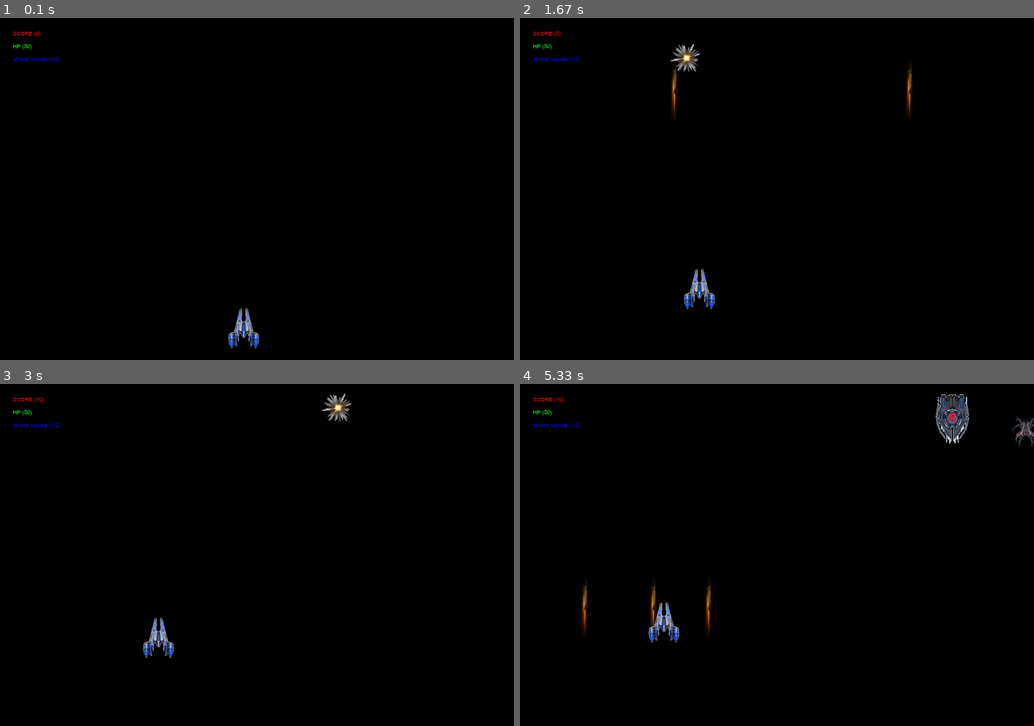
Above: before the commit, frames 1-4 (two rows, left to right).
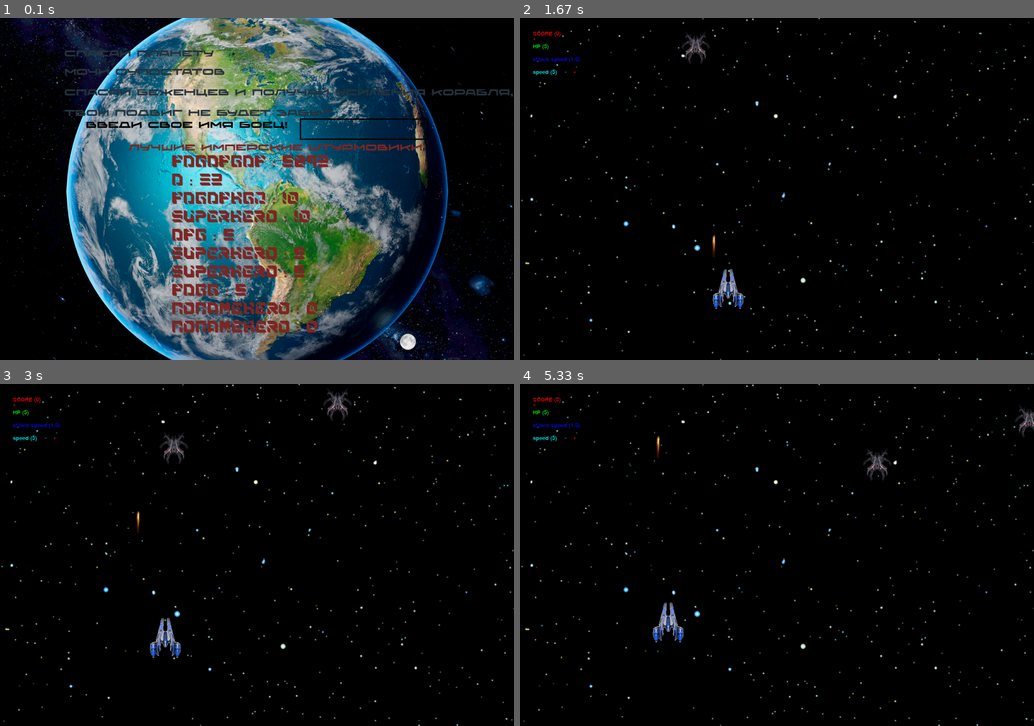
Above: after the commit, the same moments.

Repository: AkshiAndrey/project_pygame
Game: pygame game, started from py_project_game/space_game.py
Same seed, same stepped clock (60 frames per second), same inputs: the game is played once before the commit and once after it.
Inputs (mouse positions are in pixels of both pictures, inside the frame that each line leads up to):
- Up to frame 1 (0.1 s): no input
- Up to frame 2 (1.67 s): press the mouse at (782, 209) at 0.37 s; move the mouse to (715, 202) at 0.47 s; release the mouse at (653, 192) at 0.6 s; click (597, 312) at 0.72 s; press the mouse at (597, 312) at 1.03 s; move the mouse to (782, 315) at 1.13 s; release the mouse at (972, 318) at 1.27 s; press the mouse at (597, 312) at 1.37 s; move the mouse to (771, 192) at 1.47 s; release the mouse at (941, 72) at 1.6 s
- Up to frame 3 (3 s): press the mouse at (77, 678) at 1.7 s; move the mouse to (82, 657) at 1.8 s; release the mouse at (82, 630) at 1.93 s; press the mouse at (77, 678) at 2.03 s; move the mouse to (128, 667) at 2.13 s; release the mouse at (179, 654) at 2.27 s; press the mouse at (77, 678) at 2.37 s; move the mouse to (185, 582) at 2.47 s; release the mouse at (287, 486) at 2.6 s; press the mouse at (77, 678) at 2.7 s; move the mouse to (190, 623) at 2.8 s; release the mouse at (308, 568) at 2.93 s
- Up to frame 4 (5.33 s): press the mouse at (597, 678) at 3.03 s; move the mouse to (730, 561) at 3.13 s; release the mouse at (864, 442) at 3.27 s; press the mouse at (597, 678) at 3.37 s; move the mouse to (699, 568) at 3.47 s; release the mouse at (802, 459) at 3.6 s; press the mouse at (597, 678) at 3.7 s; move the mouse to (715, 616) at 3.8 s; release the mouse at (828, 548) at 3.93 s; press the mouse at (597, 678) at 4.03 s; move the mouse to (602, 664) at 4.13 s; release the mouse at (612, 647) at 4.27 s; press the mouse at (597, 678) at 4.37 s; move the mouse to (705, 609) at 4.47 s; release the mouse at (807, 537) at 4.6 s; press the mouse at (597, 678) at 4.7 s; move the mouse to (720, 578) at 4.8 s; release the mouse at (843, 476) at 4.93 s; press the mouse at (597, 678) at 5.03 s; move the mouse to (653, 568) at 5.13 s; release the mouse at (705, 459) at 5.27 s

The runs differ from the first frame. In frame 1, 65% of the frame differs, in the area x 0-100%, y 0-100%; in frame 2, 2.3%; in frame 3, 2.0%; in frame 4, 2.9%.

Commit message:
star-main-final

Diff:
--- /dev/null
+++ b/py_project_game/final_screen.py
@@ -0,0 +1,85 @@
+import sys
+
+import pygame
+
+from load_image import load_image
+
+
+def final_screen(screen, width=1200, height=800, clock=pygame.time.Clock(), fps=60, game=None):
+    with open('table_score.txt', 'r', encoding='utf-8') as file:
+        text = file.readlines()
+    text = [i.strip().split() for i in text]
+    text = [[i[0], int(i[1])] for i in text]
+    while True:
+        intro_text = ["Истребив полчища врагов",
+                      "Ты приблизил империю к победе",
+                      ' '.join(('Обратив врагов в', str(game.game_score), 'тон обломков и космического мусора')),
+                      "Твой подвиг не будет забыт"]
+
+        fon = pygame.transform.scale(load_image('sprites/final_fon.png'), (width, height))
+        screen.blit(fon, (0, 0))
+        font = pygame.font.Font('fonts/Donpoligrafbum-Bold.otf', 20)
+        text_coord = 50
+        for line in intro_text:
+            string_rendered = font.render(line, 1, pygame.Color('red'))
+            intro_rect = string_rendered.get_rect()
+            text_coord += 20
+            intro_rect.top = text_coord
+            intro_rect.x = 200
+            text_coord += intro_rect.height
+            screen.blit(string_rendered, intro_rect)
+        else:
+            font = pygame.font.Font('fonts/Donpoligrafbum-Bold.otf', 20)
+            string_rendered = font.render('  :  '.join(('Итоговый счет:', str(game.game_score))), 1,
+                                          pygame.Color('green'))
+            intro_rect = string_rendered.get_rect()
+            intro_rect.top = text_coord
+            intro_rect.x = 200
+            screen.blit(string_rendered, intro_rect)
+
+            font = pygame.font.Font('fonts/Donpoligrafbum-Bold.otf', 20)
+            string_rendered = font.render('Лучшие имперские штурмовики', 1, pygame.Color('green'))
+            intro_rect = string_rendered.get_rect()
+            text_coord += 50
+            intro_rect.top = text_coord
+            intro_rect.x = 300
+            text_coord += intro_rect.height
+            screen.blit(string_rendered, intro_rect)
+
+        font = pygame.font.Font('fonts/SAIBA-45-Regular-(v1.1).otf', 40)
+        for line in text:
+            string_rendered = font.render(' : '.join((line[0], str(line[1]))), 1, pygame.Color('#7d2826'))
+            intro_rect = string_rendered.get_rect()
+            intro_rect.top = text_coord
+            intro_rect.x = 400
+            text_coord += intro_rect.height
+            screen.blit(string_rendered, intro_rect)
+
+        for event in pygame.event.get():
+            if event.type == pygame.QUIT:
+                text[-1] = [game.pl_name, game.game_score]
+                text.sort(key=lambda x: x[1], reverse=True)
+                with open('table_score.txt', 'w', encoding='utf-8') as file:
+                    for score in text:
+                        file.writelines(' '.join((score[0], str(score[1]) + '\n')))
+                pygame.quit()
+                sys.exit()
+            if event.type == pygame.KEYDOWN:
+                if event.key == pygame.K_RETURN:
+                    text[-1] = [game.pl_name, game.game_score]
+                    text.sort(key=lambda x: x[1], reverse=True)
+                    with open('table_score.txt', 'w', encoding='utf-8') as file:
+                        for score in text:
+                            file.writelines(' '.join((score[0], str(score[1]) + '\n')))
+                    game.game_score = 0
+                    return
+
+        pygame.display.flip()
+        clock.tick(fps)
+
+
+if __name__ == "__main__":
+    pygame.init()
+    screen = pygame.display.set_mode((1200, 1200))
+    pygame.display.set_caption("Косможуки")
+    final_screen(screen)
--- a/py_project_game/game.py
+++ b/py_project_game/game.py
@@ -3,16 +3,18 @@
 import time
 
 import pygame
-from sprites_group import list_all
-from gun_ship import EnemyShip, EnemyShip1, EnemyShip2, EnemyShip3, EnemyShip4, ship_list
+from sprites_group import list_all, enemy_group
+from gun_ship import EnemyShip, EnemyShip1, EnemyShip2, EnemyShip3, EnemyShip4
 
 import buff_ships
 
 
 class Game:
     def __init__(self, screen):
+        self.pl_name = ''
+        self.status = True
         self.sprites_group = list_all
-        self.hard_lvl = 1
+        self.hard_lvl = 0
         self.hard_lvl_list = [i for i in range(1, 1000000)]
         self.enemy_speed_spawn = 95
         self.screen = screen
@@ -20,7 +22,7 @@
         self.hit_point = 50
         self.time_bonus = time.time()
         self.timer_bonus = time.time()
-        self.bonus_time = 5
+        self.bonus_time = 6
         self.rapid_fire = 1
         self.speed = 5
         self.enemy_pool = [EnemyShip] * 10
@@ -28,8 +30,8 @@
         self.enemy_pool += [EnemyShip1, EnemyShip1, EnemyShip] * 3
         self.enemy_pool += [EnemyShip1, EnemyShip2] * 3
         self.enemy_pool += [EnemyShip1, EnemyShip2, EnemyShip1, EnemyShip3] * 4
-        self.enemy_pool += [ EnemyShip2, EnemyShip1, EnemyShip3, EnemyShip3] * 3
-        self.enemy_pool += [ EnemyShip2, EnemyShip4, EnemyShip3, EnemyShip3] * 3
+        self.enemy_pool += [EnemyShip2, EnemyShip1, EnemyShip2, EnemyShip3] * 4
+        self.enemy_pool += [EnemyShip2, EnemyShip4, EnemyShip3, EnemyShip3] * 2
 
     def update(self):
         """Обновление сложности и спавн врагов"""
@@ -37,8 +39,6 @@
         for i in range(1 + 1 * self.hard_lvl):
             self.enemy_spawn()
         if self.timer_bonus - self.time_bonus > self.bonus_time:
-            # print(1)
-            # buff_ships.HpBonus(self.screen, self)
             random.choice(buff_ships.buff_ships_class_list)(self.screen, self)
             self.time_bonus = time.time()
         self.timer_bonus = time.time()
@@ -47,15 +47,15 @@
         if self.hit_point <= 0:
             self.end_game()
 
-
     def enemy_spawn(self):
         '''Спавн врагов от скорости'''
         if self.enemy_speed_spawn == 200:
             self.enemy_speed_spawn = 0
-            start = min(5, self.hard_lvl - 1)
-            stop = min(self.hard_lvl + 10, 69)
+            start = min(5, self.hard_lvl)
+            stop = min(self.hard_lvl + 10, 68)
             index = random.choice(range(start, stop))
-            self.enemy_pool[index](self.screen, self)
+            if len(enemy_group) < 400:
+                self.enemy_pool[index](self.screen, self)
         elif self.enemy_speed_spawn < 200:
             self.enemy_speed_spawn += 2 + min(self.hard_lvl // 50, 50)
         else:
@@ -79,11 +79,17 @@
         text = font.render(f'attack speed ({round(1 / self.rapid_fire, 1)})', 1, font_color)
         self.screen.blit(text, (30, 90))
 
+    def render_speed(self):
+        font_color = (10, 200, 200)
+        font = pygame.font.Font(None, 20)
+        text = font.render(f'speed ({self.speed})', 1, font_color)
+        self.screen.blit(text, (30, 120))
+
     def render(self):
         self.render_rapid()
         self.render_hit()
         self.render_score()
+        self.render_speed()
 
     def end_game(self):
-        pygame.display.quit()
-        sys.exit()
+        self.status = False
--- a/py_project_game/gun_ship.py
+++ b/py_project_game/gun_ship.py
@@ -50,10 +50,8 @@
         self.rapid_fire = 1
         self.time_shot = time.time()
         self.timer_shot = time.time()
-        self.hit_point = 50
-        self.guns = 9
-
-
+        self.hit_point = 5
+        self.guns = 1
 
     def render(self):
         """Рисование корабля"""
@@ -86,21 +84,22 @@
         if crash:
             crash[0].score_up()
             self.hit_point -= crash[0].damage
-            if crash[0].__class__.__name__ in ship_list:
-                event_group.add(events_list.BoomCrash(self.screen, *crash[0].rect.center))
-            elif crash[0].__class__.__name__ in shot_list:
-                event_group.add(events_list.LiteShotBoom(self.screen, self.rect.centerx, self.rect.top))
+            for i in crash:
+                if crash[0].__class__.__name__ in ship_list:
+                    event_group.add(events_list.BoomCrash(self.screen, *crash[0].rect.center))
+                elif crash[0].__class__.__name__ in shot_list:
+                    event_group.add(events_list.LiteShotBoom(self.screen, self.rect.centerx, self.rect.top))
         # Столкновения с бафами
         crash = pygame.sprite.spritecollide(self, neutral_group, True)
         if crash:
             for ship in crash:
                 self.upgrade_ship(ship)
+        print(self.hit_point)
         self.game.hit_point = self.hit_point
 
     def shot_event(self):
         """Выстрел"""
         if self.timer_shot - self.time_shot > self.rapid_fire:
-            print(self.guns)
             if 4 > self.guns >= 1:
                 LitePlayerShot(self.screen, self.game, self)
             if 5 > self.guns >= 2:
@@ -146,12 +145,14 @@
 
         if 'Sp' in ship.__class__.__name__:
             self.speed += buff_ships.buff_ships[ship.__class__.__name__]
+            self.game.speed = self.speed
         pass
 
 
 # Классы выстрелов игрока
 class LitePlayerShot(Ship):
     """Легкий выстрел игрока"""
+
     def __init__(self, screen, game, pl_ship):
         super().__init__(screen, game, player_shot_group)
         self.player_ship = pl_ship
@@ -178,6 +179,7 @@
 
 class LitePlayerShot2(Ship):
     """Второе орудиe"""
+
     def __init__(self, screen, game, pl_ship):
         super().__init__(screen, game, player_shot_group)
         self.player_ship = pl_ship
@@ -203,6 +205,7 @@
 
 class LitePlayerShot3(Ship):
     """Второе орудиe"""
+
     def __init__(self, screen, game, pl_ship):
         super().__init__(screen, game, player_shot_group)
         self.player_ship = pl_ship
@@ -229,6 +232,7 @@
 
 class LitePlayerShot4(Ship):
     """Второе орудиe"""
+
     def __init__(self, screen, game, pl_ship):
         super().__init__(screen, game, player_shot_group)
         self.player_ship = pl_ship
@@ -255,6 +259,7 @@
 
 class MediumPlayerShot(Ship):
     """Средний выстрел игрока"""
+
     def __init__(self, screen, game, pl_ship):
         super().__init__(screen, game, player_shot_group)
         self.player_ship = pl_ship
@@ -280,6 +285,7 @@
 
 class MediumPlayerShot2(Ship):
     """Средний выстрел игрока"""
+
     def __init__(self, screen, game, pl_ship):
         super().__init__(screen, game, player_shot_group)
         self.player_ship = pl_ship
@@ -305,6 +311,7 @@
 
 class MediumPlayerShot3(Ship):
     """Средний выстрел игрока"""
+
     def __init__(self, screen, game, pl_ship):
         super().__init__(screen, game, player_shot_group)
         self.player_ship = pl_ship
@@ -331,6 +338,7 @@
 
 class MediumPlayerShot4(Ship):
     """Средний выстрел игрока"""
+
     def __init__(self, screen, game, pl_ship):
         super().__init__(screen, game, player_shot_group)
         self.player_ship = pl_ship
@@ -357,6 +365,7 @@
 
 class HardPlayerShot(Ship):
     """Легкий выстрел игрока"""
+
     def __init__(self, screen, game, pl_ship):
         super().__init__(screen, game, player_shot_group)
         self.player_ship = pl_ship
@@ -380,8 +389,10 @@
                 enemy_group.remove(crash[0])
         pass
 
+
 class HardPlayerShot2(Ship):
     """Легкий выстрел игрока"""
+
     def __init__(self, screen, game, pl_ship):
         super().__init__(screen, game, player_shot_group)
         self.player_ship = pl_ship
@@ -409,6 +420,7 @@
 
 class HardPlayerShot3(Ship):
     """Легкий выстрел игрока"""
+
     def __init__(self, screen, game, pl_ship):
         super().__init__(screen, game, player_shot_group)
         self.player_ship = pl_ship
@@ -436,6 +448,7 @@
 # Классы вражеских кораблей
 class EnemyShip(Ship):
     """Простейший корабль противника"""
+
     def __init__(self, screen, game):
         super().__init__(screen, game, enemy_group)
         self.image = load_image('sprites/ship_e.png', -1)
@@ -465,6 +478,7 @@
 
 class EnemyShip1(Ship):
     """Простейший корабль противника"""
+
     def __init__(self, screen, game):
         super().__init__(screen, game, enemy_group)
         self.image = load_image('sprites/ship_e1.png', -1)
@@ -493,6 +507,7 @@
 
 class EnemyShip2(Ship):
     """Простейший корабль противника"""
+
     def __init__(self, screen, game):
         super().__init__(screen, game, enemy_group)
         self.image = load_image('sprites/fire_ship.png', -1)
@@ -518,8 +533,10 @@
             self.time_shot = time.time()
         self.timer_shot = time.time()
 
+
 class EnemyShip3(Ship):
     """Простейший корабль противника"""
+
     def __init__(self, screen, game):
         super().__init__(screen, game, enemy_group)
         self.image = load_image('sprites/kamikaze.png', -1)
@@ -540,16 +557,17 @@
 
 class EnemyShip4(Ship):
     """Простейший корабль противника"""
+
     def __init__(self, screen, game):
         super().__init__(screen, game, enemy_group)
-        self.image = load_image('sprites/base_boss1.png', -1)
+        self.image = load_image('sprites/base_boss2.png', -1)
         self.rect.centerx = random.randint(0, self.screen_rect.w)
         self.rect.top = self.screen_rect.top + 5
         self.score_point = 2000
         self.time_shot = time.time() - 2
         self.timer_shot = time.time()
         self.rapid_fire = 2
-        self.hit_point = 5000
+        self.hit_point = 2000
         self.damage = 5000
 
     def update(self, *args: Any, **kwargs: Any) -> None:
@@ -566,10 +584,10 @@
         self.timer_shot = time.time()
 
 
-
 # Классы выстрелов противника
 class LiteEnemyShot(Ship):
     """Легкий выстрел противника"""
+
     def __init__(self, screen, game, pl_ship):
         super().__init__(screen, game, enemy_group)
         self.player_ship = pl_ship
@@ -577,7 +595,6 @@
         self.rect.centerx = self.player_ship.rect.centerx
         self.rect.centery = self.player_ship.rect.centery + 20
         self.damage = 1
-
 
     def update(self, *args: Any, **kwargs: Any) -> None:
         """Логика стрельбы противника, базовый снаряд"""
@@ -589,6 +606,7 @@
 
 class MediumEnemyShot(LiteEnemyShot):
     """улучшенный снаряд противника"""
+
     def __init__(self, screen, game, pl_ship):
         super().__init__(screen, game, pl_ship)
         self.damage = 5
@@ -596,11 +614,12 @@
 
 class HardEnemyShot(LiteEnemyShot):
     """Топовый снаряд противника"""
+
     def __init__(self, screen, game, pl_ship):
         super().__init__(screen, game, pl_ship)
         self.hit_point = 20000
         self.damage = 10
 
 
-ship_list = ['EnemyShip', 'EnemyShip', 'EnemyShip', 'EnemyShip', 'EnemyShip', 'EnemyShip']
+ship_list = ['EnemyShip', 'EnemyShip1', 'EnemyShip2', 'EnemyShip3', 'EnemyShip4', 'EnemyShip5']
 shot_list = ['LiteEnemyShot', 'HardEnemyShot', 'MediumEnemyShot']
--- a/py_project_game/space_game.py
+++ b/py_project_game/space_game.py
@@ -1,15 +1,19 @@
+
 import pygame
 import sys
 import sprites_group
 from game import Game
+from start_screen import start_screen
+from final_screen import final_screen
+from load_image import load_image
+from gun_ship import PlayerShip
 
-from gun_ship import PlayerShip
+
 list_all = sprites_group.list_all
 
 
 def clear_sprite_scrap(wind_height):
     global list_all
-    # print(list_all)
     for group in list_all[:-1]:
         for sprite in group:
             if 0 > sprite.rect.centery or sprite.rect.centery > wind_height:
@@ -21,52 +25,56 @@
     FPS = 60
 
     pygame.init()
+
     screen = pygame.display.set_mode(WINDOW_SIZE)
-    pygame.display.set_caption("Косможуки")
+    fon = pygame.transform.scale(load_image('sprites/main_fon.png'), (WINDOW_WIDTH, WINDOW_HEIGHT))
+    pygame.display.set_caption("HellCosmoBattle")
     clock = pygame.time.Clock()
 
     game = Game(screen)
-    player_gun_ship = PlayerShip(screen, game)
-    prev_mouse_pos = player_gun_ship.rect.center
+    while True:
+        game.status = True
+        start_screen(screen, game=game)
 
-    running = True
-    while running:
-        for event in pygame.event.get():
-            if event.type == pygame.QUIT:
-                running = False
+        player_gun_ship = PlayerShip(screen, game)
+        prev_mouse_pos = player_gun_ship.rect.center
 
-        # Обновление статуса игры
-        game.update()
+        while game.status:
+            for event in pygame.event.get():
+                if event.type == pygame.QUIT:
+                    pygame.display.quit()
+                    sys.exit()
 
-        # Стрельба игрока
-        if pygame.mouse.get_pressed()[0]:
-            player_gun_ship.shot_event()
+            # Стрельба игрока
+            if pygame.mouse.get_pressed()[0]:
+                player_gun_ship.shot_event()
 
-        # Обновление позиции игрока
-        current_mouse_pos = pygame.mouse.get_pos()
-        if current_mouse_pos != prev_mouse_pos:
-            prev_mouse_pos = current_mouse_pos
-        player_gun_ship.update(*current_mouse_pos)
-        screen.fill((0, 0, 0))
+            # Обновление позиции игрока
+            current_mouse_pos = pygame.mouse.get_pos()
+            if current_mouse_pos != prev_mouse_pos:
+                prev_mouse_pos = current_mouse_pos
+            player_gun_ship.update(*current_mouse_pos)
+            screen.fill((0, 0, 0))
+            screen.blit(fon, (0, 0))
 
-        # Обновление и отрисовка спрайтов
-        sprites_group.event_group.update()
-        sprites_group.enemy_group.update()
-        sprites_group.player_shot_group.update()
-        sprites_group.neutral_group.update()
-        sprites_group.event_group.draw(screen)
-        sprites_group.enemy_group.draw(screen)
-        sprites_group.player_shot_group.draw(screen)
-        sprites_group.neutral_group.draw(screen)
-        player_gun_ship.render()
-        game.render()
-        clear_sprite_scrap(WINDOW_HEIGHT)
+            # Обновление и отрисовка спрайтов
+            sprites_group.event_group.update()
+            sprites_group.enemy_group.update()
+            sprites_group.player_shot_group.update()
+            sprites_group.neutral_group.update()
+            sprites_group.event_group.draw(screen)
+            sprites_group.enemy_group.draw(screen)
+            sprites_group.player_shot_group.draw(screen)
+            sprites_group.neutral_group.draw(screen)
+            player_gun_ship.render()
+            game.render()
+            clear_sprite_scrap(WINDOW_HEIGHT)
+            # Обновление статуса игры
+            game.update()
 
-        pygame.display.flip()
-        clock.tick(FPS)
-
-    pygame.display.quit()
-    sys.exit()
+            pygame.display.flip()
+            clock.tick(FPS)
+        final_screen(screen, game=game)
 
 
 if __name__ == "__main__":
--- /dev/null
+++ b/py_project_game/start_screen.py
@@ -0,0 +1,99 @@
+import sys
+
+import pygame
+
+from load_image import load_image
+
+
+def start_screen(screen, width=1200, height=800, clock=pygame.time.Clock(), fps=60, game=None):
+    BLACK = (0, 0, 0)
+    input_text = ''
+    input_rect = pygame.Rect(700, 235, 300, 50)
+    with open('table_score.txt', 'r', encoding='utf-8') as file:
+        text = file.readlines()
+    text = [i.strip().split() for i in text]
+
+    while True:
+        intro_text = ["СПАСАЙ ПЛАНЕТУ",
+                      "МОЧИ СУПОСТАТОВ",
+                      "Спасай беженцев и получай усиления корабля,",
+                      "Твой подвиг не будет забыт"]
+
+        fon = pygame.transform.scale(load_image('sprites/start_fon.png'), (width, height))
+        screen.blit(fon, (0, 0))
+        font = pygame.font.Font('fonts/Donpoligrafbum-Bold.otf', 20)
+        text_coord = 50
+        for line in intro_text:
+            string_rendered = font.render(line, 1, pygame.Color('#28343E'))
+            intro_rect = string_rendered.get_rect()
+            text_coord += 20
+            intro_rect.top = text_coord
+            intro_rect.x = 150
+            text_coord += intro_rect.height
+            screen.blit(string_rendered, intro_rect)
+        else:
+            string_rendered = font.render('Введи свое имя боец!', 1, pygame.Color(BLACK))
+            intro_rect = string_rendered.get_rect()
+            text_coord += 5
+            intro_rect.top = text_coord
+            intro_rect.x = 200
+            text_coord += intro_rect.height
+            screen.blit(string_rendered, intro_rect)
+
+            string_rendered = font.render('Лучшие имперские штурмовики', 1, pygame.Color('#7d2826'))
+            intro_rect = string_rendered.get_rect()
+            text_coord += 30
+            intro_rect.top = text_coord
+            intro_rect.x = 300
+            text_coord += intro_rect.height
+            screen.blit(string_rendered, intro_rect)
+
+        font = pygame.font.Font('fonts/SAIBA-45-Regular-(v1.1).otf', 40)
+        for line in text:
+            string_rendered = font.render(' : '.join(line), 1, pygame.Color('#7d2826'))
+            intro_rect = string_rendered.get_rect()
+            intro_rect.top = text_coord
+            intro_rect.x = 400
+            text_coord += intro_rect.height
+            screen.blit(string_rendered, intro_rect)
+
+        for event in pygame.event.get():
+            if event.type == pygame.QUIT:
+                pygame.quit()
+                sys.exit()
+            if event.type == pygame.KEYDOWN:
+                if event.key == pygame.K_RETURN:
+                    if input_text:
+                        game.pl_name = input_text
+                        return
+                    else:
+                        input_text = 'SuperHero'
+                        game.pl_name = input_text
+                        return
+                elif event.key == pygame.K_BACKSPACE:
+                    input_text = input_text[:-1]
+                else:
+                    input_text += event.unicode
+            elif event.type == pygame.MOUSEBUTTONDOWN and event.button == 1:
+                if input_text:
+                    game.pl_name = input_text
+                    return
+                else:
+                    input_text = 'SuperHero'
+                    game.pl_name = input_text
+                    return
+
+
+        pygame.draw.rect(screen, pygame.Color(BLACK), input_rect, 3)
+        text_surface = font.render(input_text, True, BLACK)
+        screen.blit(text_surface, (input_rect.x + 5, input_rect.y + 5))
+
+        pygame.display.flip()
+        clock.tick(fps)
+
+
+if __name__ == "__main__":
+    pygame.init()
+    screen = pygame.display.set_mode((1200, 1200))
+    pygame.display.set_caption("Косможуки")
+    start_screen(screen)
--- /dev/null
+++ b/py_project_game/table_score.txt
@@ -0,0 +1,10 @@
+fdgdfgdf 5892
+d 32
+fdgdfhgj 10
+SuperHero 10
+dfg 5
+SuperHero 5
+SuperHero 5
+fdgg 5
+NoNameHero 0
+NoNameHero 0
--- /dev/null
+++ b/py_project_game/table_score1.txt
@@ -0,0 +1,10 @@
+NoNameHero 0
+NoNameHero 0
+NoNameHero 0
+NoNameHero 0
+NoNameHero 0
+NoNameHero 0
+NoNameHero 0
+NoNameHero 0
+NoNameHero 0
+NoNameHero 0
Binary file added: py_project_game/fonts/Donpoligrafbum-Bold.otf
Binary file added: py_project_game/fonts/SAIBA-45-Outline-(v1.1).otf
Binary file added: py_project_game/fonts/SAIBA-45-Regular-(v1.1).otf
Binary file added: py_project_game/sprites/final_fon.png
Binary file added: py_project_game/sprites/main_fon.jpg
Binary file added: py_project_game/sprites/main_fon.png
Binary file added: py_project_game/sprites/start_fon.png
Not shown, added: py_project_game/sprites/final.jpg
Not shown, added: py_project_game/sprites/start_fon1.jpg
